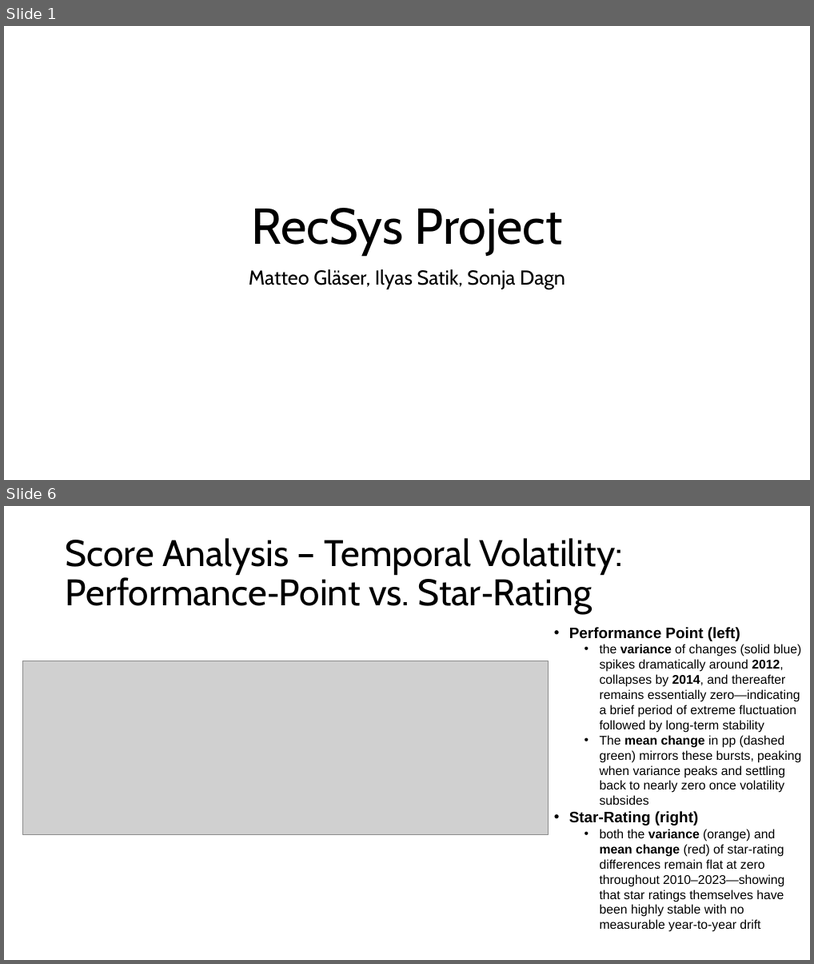
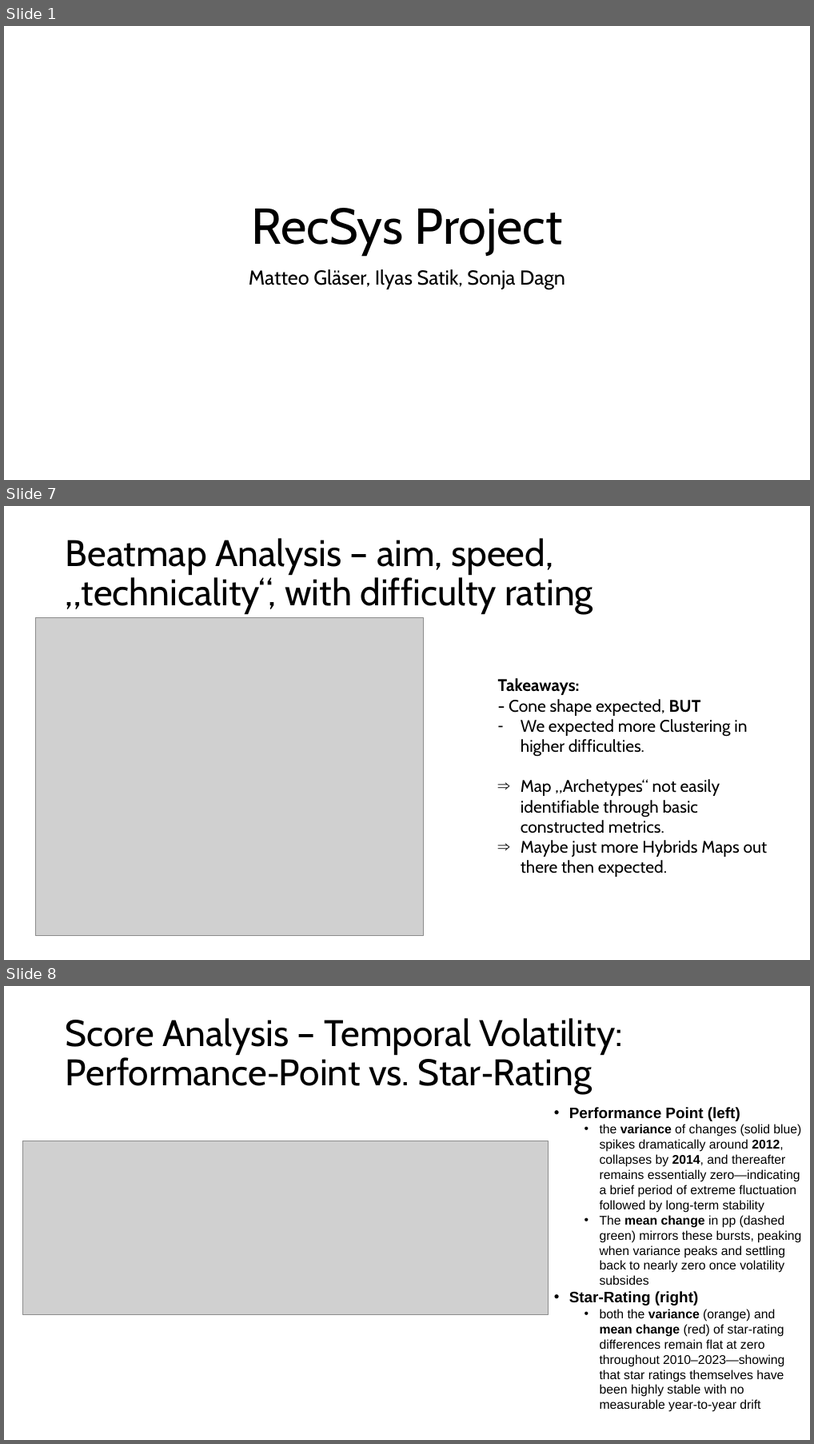
Before and after one commit to mattik01/Osu-RecSys-Study, a slide deck: documentation/Data Analysis.pptx. Shown one above the other, each under a label of ours: slides 1 and 6 before the commit, slides 1, 7 and 8 after it; the slides between them are not shown. The pictures are 814x964 and 814x1444 pixels, drawn with LibreOffice and Linux fonts; fonts in the diff are those of the drawing; grey boxes stand for pictures. Boxes give left, top, right and bottom in pixels: in the first picture for what was removed or moved away, otherwise in the second. Text is boxed around its words. In the diff, an @@ line names an element or a change of style, - is before the commit and + after.

```diff
--- a/documentation/Data Analysis.pptx
+++ b/documentation/Data Analysis.pptx
@@ slide 7 added at <box>4,506,810,960</box>, background #FFFFFF @@
@@ title added at <box>66,538,593,614</box>, 44 pt, text #000000 @@
+Beatmap Analysis – aim, speed, „technicality“, with difficulty rating
@@ picture added at <box>35,618,423,936</box> @@
@@ text added at <box>498,678,768,876</box>, 20 pt, text #000000 @@
+Takeaways:
+- Cone shape expected, BUT
+– We expected more Clustering in higher difficulties.
+⇒ Map „Archetypes“ not easily identifiable through basic constructed metrics.
+⇒ Maybe just more Hybrids Maps out there then expected.
@@ what was slide 6 is now slide 8 @@
```
Also in this commit, not shown: 3 slides changed, 4 other slides added, 1 slide removed, 42 other files.
